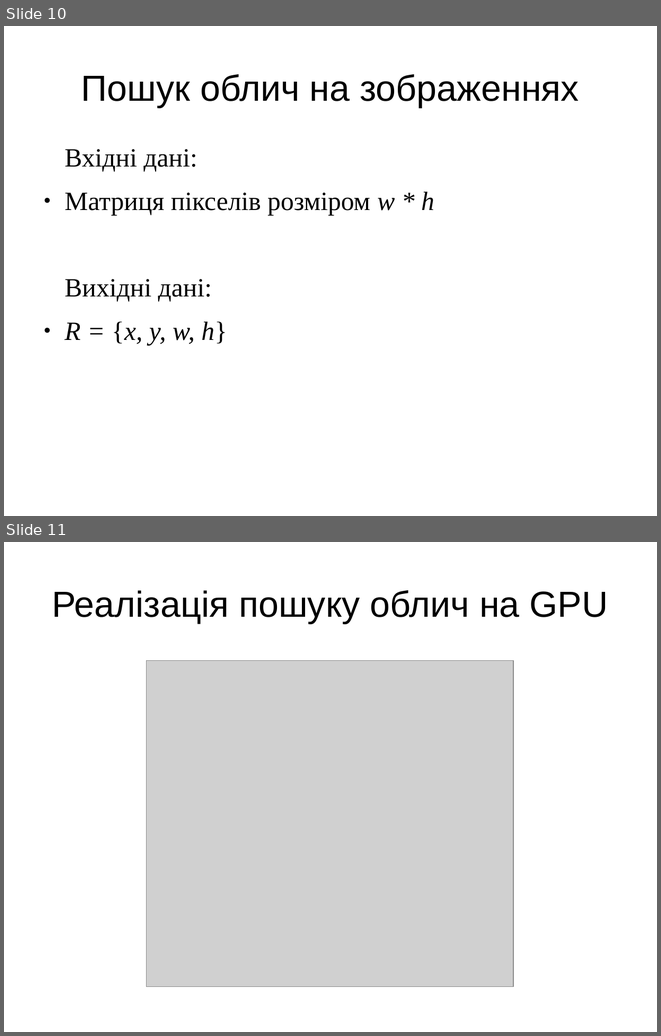
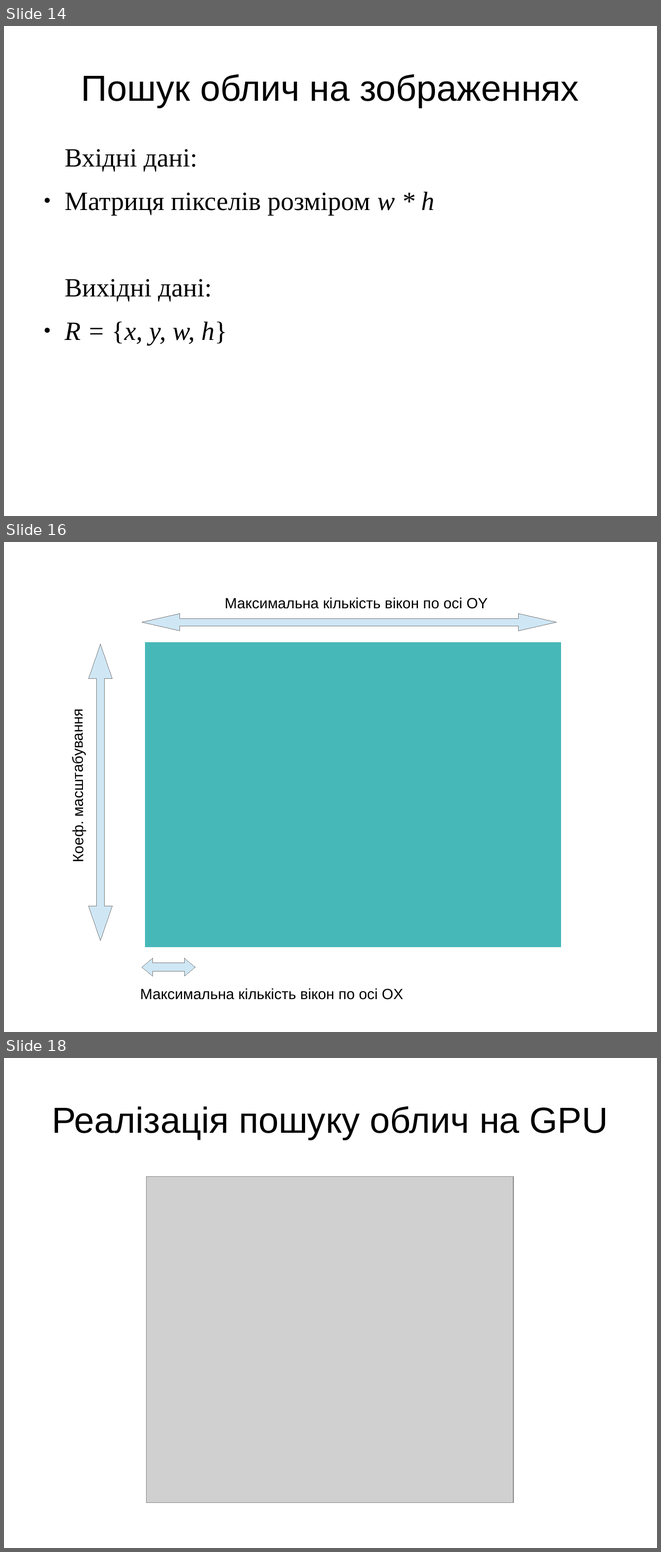
Before and after one commit to FaceDetect/gpu-face-detection, a slide deck: doc/presentation.odp. Shown one above the other, each under a label of ours: slides 10 and 11 before the commit, slides 14, 16 and 18 after it; the slides between them are not shown. The pictures are 661x1036 and 661x1552 pixels, drawn with LibreOffice and Linux fonts; fonts in the diff are those of the drawing; grey boxes stand for pictures. Boxes give left, top, right and bottom in pixels: in the first picture for what was removed or moved away, otherwise in the second. Text is boxed around its words. In the diff, an @@ line names an element or a change of style, - is before the commit and + after.

```diff
--- a/doc/presentation.odp
+++ b/doc/presentation.odp
@@ slide 16 added at [4, 542, 657, 1032], background #FFFFFF @@
@@ text added at [224, 597, 488, 609], 18 pt, text #000000 @@
+Максимальна кількість вікон по осі ОY
@@ left right arrow added at [142, 614, 557, 631], fill #CFE7F5, outline #808080 0 pt @@
@@ up down arrow added at [89, 644, 113, 940], fill #CFE7F5, outline #808080 0 pt @@
@@ table added at [145, 642, 562, 947], 8 rows, 8 columns @@
+ |  |  |  |  |  |  | 
+ |  |  |  |  |  |  | 
+ |  |  |  |  |  |  | 
+ |  |  |  |  |  |  | 
+ |  |  |  |  |  |  | 
+ |  |  |  |  |  |  | 
+ |  |  |  |  |  |  | 
+ |  |  |  |  |  |  | 
@@ text added at [69, 719, 86, 861], 18 pt, text #000000 @@
+Коеф. масштабування
@@ left right arrow added at [142, 958, 195, 976], fill #CFE7F5, outline #808080 0 pt @@
@@ text added at [140, 988, 403, 999], 18 pt, text #000000 @@
+Максимальна кількість вікон по осі OX
@@ what was slide 10 is now slide 14 @@
@@ what was slide 11 is now slide 18 @@
```
Also in this commit, not shown: 2 slides changed, 6 other slides added.
